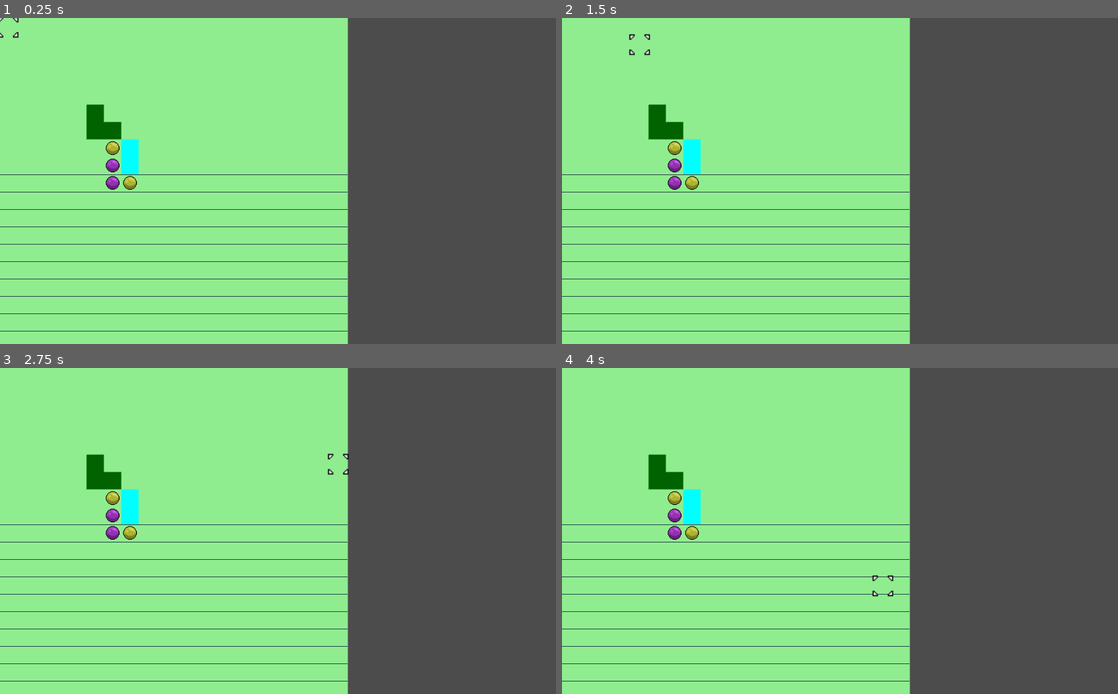
Above: before the commit, frames 1-4 (two rows, left to right).
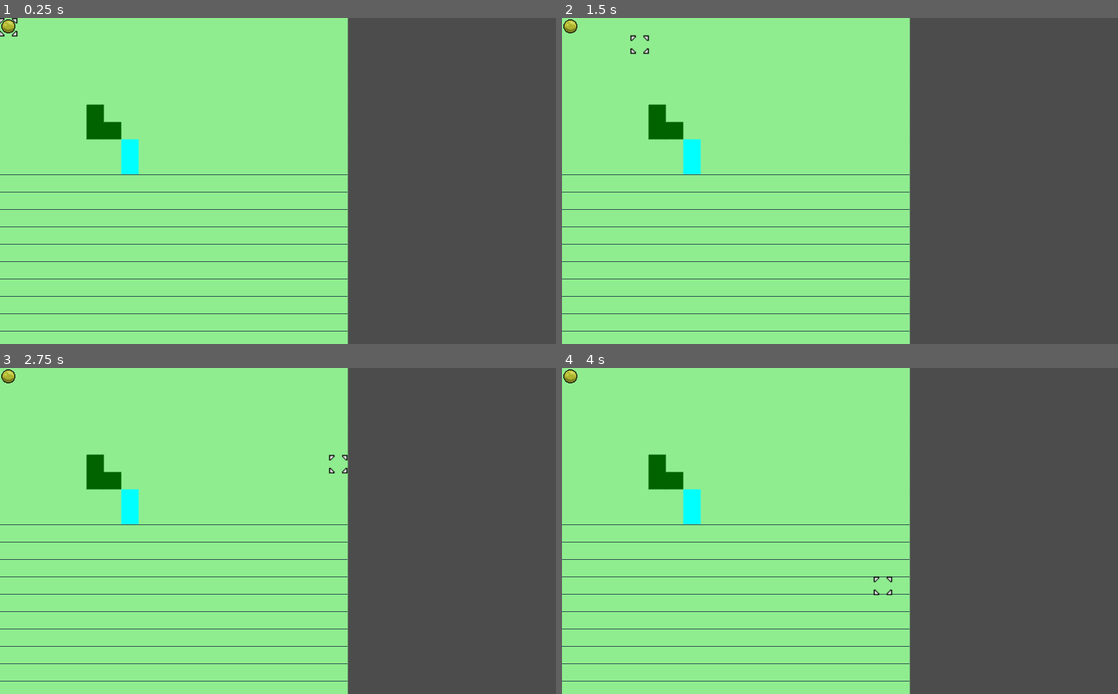
Above: after the commit, the same moments.

Repository: DaveRendell/gridcursor
Game: Godot game, scene res://SquareGrid.tscn
Two runs of this game, one before a commit and one after it. Both use one fixed random seed, a clock stepped at 60 frames per second and the inputs below.
Inputs (mouse positions are in pixels of both pictures, inside the frame that each line leads up to):
- Up to frame 1 (0.25 s): no input
- Up to frame 2 (1.5 s): tap Enter (ui_accept) at 0.5, 0.77 s; move the mouse to (962, 164) at 0.52 s; hold Right (ui_right) 0.53-1.28 s; click (962, 164) at 0.67 s; move the mouse to (728, 197) at 1.27 s; hold Down (ui_down) from 1.28 s (still down)
- Up to frame 3 (2.75 s): tap Enter (ui_accept) at 1.52 s; move the mouse to (333, 459) at 2.02 s; release Down (ui_down) at 2.03 s; hold Right (ui_right) from 2.03 s (still down)
- Up to frame 4 (4 s): tap Enter (ui_accept) at 2.75, 3.02, 3.77 s; move the mouse to (812, 596) at 2.77 s; release Right (ui_right) at 2.78 s; hold Up (ui_up) 2.78-3.53 s; click (812, 596) at 2.92 s; move the mouse to (1006, 579) at 3.52 s; hold Left (ui_left) from 3.53 s (still down)

The runs differ from the first frame. In frame 1, 0.5% of the frame differs, in the area x 0-25%, y 0-53%; in frame 2, 0.5%; in frame 3, 0.5%; in frame 4, 0.5%.
Error after the commit: Parse Error: The identifier "Map" isn't a valid type (not a script or class), or couldn't be found on base "self". (res://Unit.gd:121)

Commit message:
Start writing helper coordinate collections

Diff:
--- a/SquareGrid.tscn
+++ b/SquareGrid.tscn
@@ -9,6 +9,9 @@
 
 [node name="Background" parent="." index="0"]
 show_behind_parent = true
+
+[node name="Cursor" parent="." index="1"]
+frame = 1
 
 [node name="Unit" parent="GridNodes" index="0" instance=ExtResource( 4 )]
 x = 6
--- /dev/null
+++ b/coordinate_list.gd
@@ -0,0 +1,35 @@
+class_name CoordinateList
+# Class for a list of `Coordinate` objects. Unlike Godot's standard Array class,
+# this class is intended to be used as an immutable object.
+# Motivation for not just using as array is the need for a `has` method that
+# doesn't compare by reference.
+
+var array: Array
+
+func _init(from: Array = []):
+	for item in from:
+		var coordinate = item as Coordinate
+		if coordinate:
+			array.append([coordinate.x, coordinate.y])
+
+func at(i: int) -> Coordinate:
+	return Coordinate.new(array[i][0], array[i][1])
+
+func append(coordinate: Coordinate) -> CoordinateList:
+	var new_array = array.duplicate()
+	new_array.append([coordinate.x, coordinate.y])
+	return get_script().new(new_array)
+
+func has(coordinate: Coordinate) -> bool:
+	return array.has([coordinate.x, coordinate.y])
+
+func slice(start: int, end: int) -> CoordinateList:
+	var new_array = []
+	for i in range(0, end - start):
+		new_array[i] = array[start + i]
+	return get_script().new(new_array)
+
+func remove(position: int) -> CoordinateList:
+	var new_array = array.duplicate()
+	new_array.remove(position)
+	return get_script().new(new_array)
--- /dev/null
+++ b/coordinate_map.gd
@@ -0,0 +1,16 @@
+class_name CoordinateMap
+
+
+var data: Array = []
+
+func _init(width: int = 0, height: int = 0, default = null):
+	data.resize(width)
+	for i in width:
+		var col = []
+		col.resize(height)
+		for j in height:
+			col[j] = default
+		data[i] = col
+
+func at(coordinate: Coordinate):
+	return data[coordinate.x][coordinate.y]
--- a/project.godot
+++ b/project.godot
@@ -14,6 +14,16 @@
 "language": "GDScript",
 "path": "res://coordinate.gd"
 }, {
+"base": "Reference",
+"class": "CoordinateList",
+"language": "GDScript",
+"path": "res://coordinate_list.gd"
+}, {
+"base": "Reference",
+"class": "CoordinateMap",
+"language": "GDScript",
+"path": "res://coordinate_map.gd"
+}, {
 "base": "Node2D",
 "class": "Grid",
 "language": "GDScript",
@@ -23,23 +33,13 @@
 "class": "GridNode",
 "language": "GDScript",
 "path": "res://GridNode.gd"
-}, {
-"base": "Node2D",
-"class": "Map",
-"language": "GDScript",
-"path": "res://Map.gd"
-}, {
-"base": "Node2D",
-"class": "Unit",
-"language": "GDScript",
-"path": "res://Unit.gd"
 } ]
 _global_script_class_icons={
 "Coordinate": "",
+"CoordinateList": "",
+"CoordinateMap": "",
 "Grid": "",
-"GridNode": "",
-"Map": "",
-"Unit": ""
+"GridNode": ""
 }
 
 [application]
